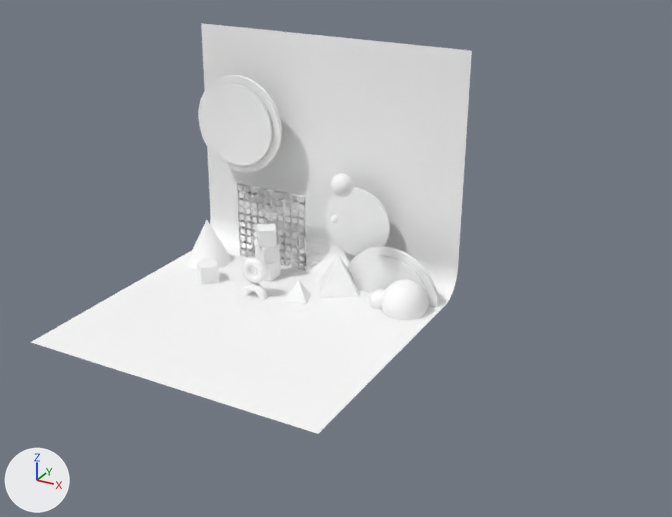
Two versions of the FBX model public/static/3d/gallery/gallery5.fbx, one commit apart.
The view is the same before and after, from a 50 mm lens placed at (4.371, -1.367, 0.926), pointed at (3.459, 0.29, 0.097). The lights are fixed; the arrows at lower left show +X, +Y and +Z. Where no turn or scale is listed for an object, it has been applied to the vertices. Vertices at the same position are counted once.

Script lines for the objects in view, before the commit:
```python
me_mesh = bpy.data.meshes.new('Mesh')
me_mesh.from_pydata(...)  # 4812 vertices, 5419 faces; spans x -0.38..0.38, y -0.354..0.361, z -0.272..0.382
me_mesh.materials.append(mat_white)  # white #ffffff
ob_plateshape5 = bpy.data.objects.new('PlateShape5', me_mesh)
ob_plateshape5.location = (3.23, 0.298, 0.124)
```
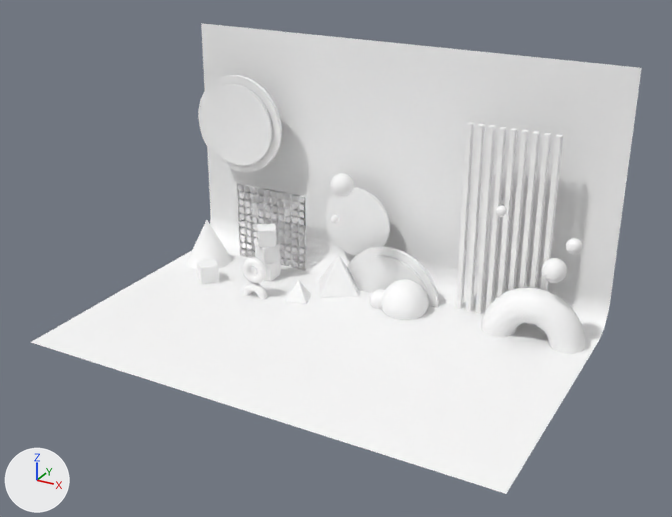
Where the newer file only moved an object's origin or applied its transform, the numbers keep the older frame.

Location of each change, (x1, y1, x2, y2) in pixels of the pictures (672 x 517 px):
'PlateShape5', reshaped (38% wider, 15% taller)
    before: (31, 23, 472, 434)
    after: (31, 23, 642, 494)
part 1 of me_mesh, added
    after: (566, 238, 582, 254)
part 2 of me_mesh, added
    after: (541, 258, 567, 283)
part 3 of me_mesh, added
    after: (496, 206, 507, 217)
part 4 of me_mesh, added
    after: (319, 51, 642, 494)

The edits, one by one:
me_mesh is used by ob_plateshape5; location (3.23, 0.298, 0.124).
me_mesh had 4812 vertices, 5419 faces and spanned x -0.38..0.38, y -0.354..0.361, z -0.272..0.382.
me_mesh now has 8049 vertices, 8679 faces and spans x -0.38..0.76, y -0.354..0.361, z -0.302..0.382.
me_mesh part 1: a new loose piece, a UV sphere (20 segments, 20 rings, poles along z) spanning x 0.677..0.713, y 0.197..0.232, z -0.002..0.033, in mat_white (white #ffffff).
me_mesh part 2: a new loose piece, a UV sphere (20 segments, 20 rings, poles along z) spanning x 0.632..0.687, y 0.18..0.235, z -0.075..-0.019, in mat_white (white #ffffff).
me_mesh part 3: a new loose piece, a UV sphere (20 segments, 20 rings, poles along z) spanning x 0.532..0.556, y 0.147..0.171, z 0.075..0.099, in mat_white (white #ffffff).
me_mesh part 4: 2091 vertices added at x 0.409..0.76, y -0.354..0.361, z -0.302..0.382.
